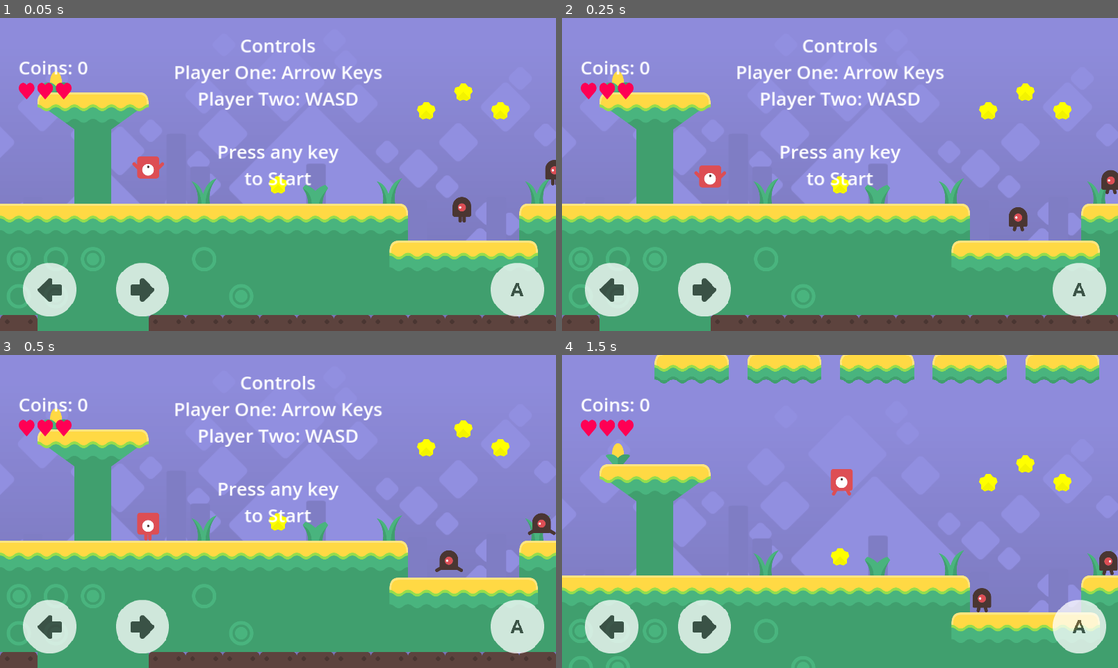
Above: before the commit, frames 1-4 (two rows, left to right).
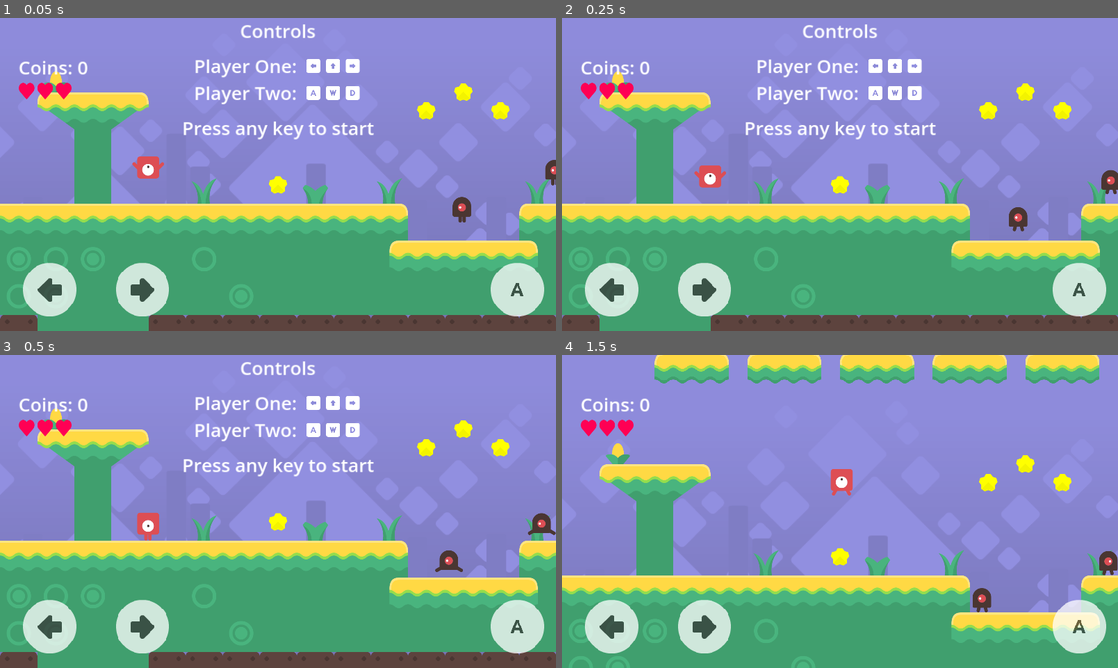
Above: after the commit, the same moments.

Repository: endlessm/moddable-platformer
Game: Godot game, scene res://main.tscn
The game is run twice, just before and just after one commit, with the same random seed, the same clock (stepped at 60 frames per second) and the same inputs.
Inputs (mouse positions are in pixels of both pictures, inside the frame that each line leads up to):
- Up to frame 1 (0.05 s): no input
- Up to frame 2 (0.25 s): no input
- Up to frame 3 (0.5 s): no input
- Up to frame 4 (1.5 s): tap Enter at 0.5 s; move the mouse to (962, 495) at 0.52 s; hold Right (player_1_right) from 0.53 s (still down); tap A (player_2_left) at 0.6 s; click (962, 495) at 0.67 s; tap Up (player_1_jump) at 0.77 s; move the mouse to (728, 527) at 1.27 s; tap D (player_2_right) at 1.35 s

The runs differ from the first frame. In frame 1, 3.8% of the frame differs, in the area x 31-69%, y 2-54%; in frame 2, 3.8%; in frame 3, 3.8%; in frame 4, nothing differs.

Commit message:
Improve input prompt overlay
When the game first starts, an overlay is shown with instructions
describing the controls. This was previously purely text-based.

Add assets for the controls from the Kenney Input Prompts pack
<https://kenney.nl/assets/input-prompts> (CC-0): arrow keys, W A S D,
and joypad buttons, for which I chose the Steam Deck assets which are
reasonably generic.

Rework the HUD to lay out the controls in a grid. Pack the keyboard
images and controller images into a TabContainer (with the tabs hidden)
which can be used to switch between the two sets of controls. Monitor
the Input.joy_connection_changed signal to switch between the two sets
of images based on the corresponding controller being connecter or
disconnected. This signal is emitted at the start of the game for each
connected controller, so we can default to the keyboard tab in each
case.

It might be nice to detect whether the touch controls are visible
and hide the control overlay in that case. This can be done by checking
DisplayServer.is_touchscreen_available(), which is what the touch
buttons use too. But this isn't a regression: we previously showed
keyboard controls even when touch controls were visible.

It might also be nice to only show the player two controls if there is
a player two. But again this is not a regression.

Diff:
--- /dev/null
+++ b/assets/input-prompts/keyboard_a.svg
@@ -0,0 +1,6 @@
+<svg width="64" height="64" xmlns="http://www.w3.org/2000/svg" xmlns:xlink="http://www.w3.org/1999/xlink">
+  <defs/>
+  <g>
+    <path stroke="none" fill="#FFFFFF" d="M16 8 L48 8 Q56 8 56 16 L56 48 Q56 56 48 56 L16 56 Q8 56 8 48 L8 16 Q8 8 16 8 M38 42 L42 42 34 22 30 22 22 42 26 42 27.6 38 36.4 38 38 42 M32 27 L34.8 34 29.2 34 32 27"/>
+  </g>
+</svg>
--- /dev/null
+++ b/assets/input-prompts/keyboard_arrow_down.svg
@@ -0,0 +1,6 @@
+<svg width="64" height="64" xmlns="http://www.w3.org/2000/svg" xmlns:xlink="http://www.w3.org/1999/xlink">
+  <defs/>
+  <g>
+    <path stroke="none" fill="#FFFFFF" d="M8 48 L8 16 Q8 8 16 8 L48 8 Q56 8 56 16 L56 48 Q56 56 48 56 L16 56 Q8 56 8 48 M32 42 L40 34 40 32 36 32 36 22 28 22 28 32 24 32 24 34 32 42"/>
+  </g>
+</svg>
--- /dev/null
+++ b/assets/input-prompts/keyboard_arrow_left.svg
@@ -0,0 +1,6 @@
+<svg width="64" height="64" xmlns="http://www.w3.org/2000/svg" xmlns:xlink="http://www.w3.org/1999/xlink">
+  <defs/>
+  <g>
+    <path stroke="none" fill="#FFFFFF" d="M16 8 L48 8 Q56 8 56 16 L56 48 Q56 56 48 56 L16 56 Q8 56 8 48 L8 16 Q8 8 16 8 M22 32 L30 40 32 40 32 36 42 36 42 28 32 28 32 24 30 24 22 32"/>
+  </g>
+</svg>
--- /dev/null
+++ b/assets/input-prompts/keyboard_arrow_right.svg
@@ -0,0 +1,6 @@
+<svg width="64" height="64" xmlns="http://www.w3.org/2000/svg" xmlns:xlink="http://www.w3.org/1999/xlink">
+  <defs/>
+  <g>
+    <path stroke="none" fill="#FFFFFF" d="M42 32 L34 24 32 24 32 28 22 28 22 36 32 36 32 40 34 40 42 32 M48 56 L16 56 Q8 56 8 48 L8 16 Q8 8 16 8 L48 8 Q56 8 56 16 L56 48 Q56 56 48 56"/>
+  </g>
+</svg>
--- /dev/null
+++ b/assets/input-prompts/keyboard_arrow_up.svg
@@ -0,0 +1,6 @@
+<svg width="64" height="64" xmlns="http://www.w3.org/2000/svg" xmlns:xlink="http://www.w3.org/1999/xlink">
+  <defs/>
+  <g>
+    <path stroke="none" fill="#FFFFFF" d="M56 16 L56 48 Q56 56 48 56 L16 56 Q8 56 8 48 L8 16 Q8 8 16 8 L48 8 Q56 8 56 16 M32 22 L24 30 24 32 28 32 28 42 36 42 36 32 40 32 40 30 32 22"/>
+  </g>
+</svg>
--- /dev/null
+++ b/assets/input-prompts/keyboard_d.svg
@@ -0,0 +1,6 @@
+<svg width="64" height="64" xmlns="http://www.w3.org/2000/svg" xmlns:xlink="http://www.w3.org/1999/xlink">
+  <defs/>
+  <g>
+    <path stroke="none" fill="#FFFFFF" d="M16 8 L48 8 Q56 8 56 16 L56 48 Q56 56 48 56 L16 56 Q8 56 8 48 L8 16 Q8 8 16 8 M28 26 L30.15 26 Q32.5 26.05 34.25 27.8 36 29.55 36 32 36 34.45 34.25 36.25 32.5 37.95 30.15 38 L28 38 28 26 M24 22 L24 42 30.25 42 Q34.25 41.9 37.1 39.1 L38.05 38 Q40 35.4 40 32 40 28.55 38.05 26 L37.1 24.95 Q34.25 22.1 30.25 22 L24 22"/>
+  </g>
+</svg>
--- /dev/null
+++ b/assets/input-prompts/keyboard_s.svg
@@ -0,0 +1,6 @@
+<svg width="64" height="64" xmlns="http://www.w3.org/2000/svg" xmlns:xlink="http://www.w3.org/1999/xlink">
+  <defs/>
+  <g>
+    <path stroke="none" fill="#FFFFFF" d="M34 30 L30 30 Q29.2 30 28.6 29.4 28 28.8 28 28 28 27.2 28.55 26.65 L28.65 26.55 Q29.2 26 30 26 L34.05 26 Q34.8 26 35.35 26.55 L35.45 26.65 Q36 27.2 36 28 L39.85 26.5 39.7 26 Q39.25 24.8 38.25 23.8 L38.2 23.75 Q36.5 22.05 34.15 22 L30 22 Q27.55 22 25.8 23.75 L25.75 23.8 Q24 25.55 24 28 24 30.5 25.75 32.25 27.5 34 30 34 L34 34 Q34.8 34 35.4 34.6 36 35.2 36 36 36 36.8 35.45 37.35 L35.35 37.45 Q34.8 38 34 38 L29.95 38 Q29.2 38 28.65 37.45 L28.55 37.35 Q28 36.8 28 36 L24.2 37.55 24.35 38 Q24.75 39.2 25.75 40.2 L25.8 40.25 Q27.5 41.95 29.85 42 L34 42 Q36.45 42 38.2 40.25 L38.25 40.2 Q40 38.45 40 36 40 33.5 38.25 31.75 36.5 30 34 30 M16 8 L48 8 Q56 8 56 16 L56 48 Q56 56 48 56 L16 56 Q8 56 8 48 L8 16 Q8 8 16 8"/>
+  </g>
+</svg>
--- /dev/null
+++ b/assets/input-prompts/keyboard_w.svg
@@ -0,0 +1,6 @@
+<svg width="64" height="64" xmlns="http://www.w3.org/2000/svg" xmlns:xlink="http://www.w3.org/1999/xlink">
+  <defs/>
+  <g>
+    <path stroke="none" fill="#FFFFFF" d="M16 8 L48 8 Q56 8 56 16 L56 48 Q56 56 48 56 L16 56 Q8 56 8 48 L8 16 Q8 8 16 8 M31 22 L28 31 25 22 21 22 21 24 27 42 29 42 32 33 35 42 37 42 43 24 43 22 39 22 36 31 33 22 31 22"/>
+  </g>
+</svg>
--- /dev/null
+++ b/assets/input-prompts/steamdeck_button_a.svg
@@ -0,0 +1,6 @@
+<svg width="64" height="64" xmlns="http://www.w3.org/2000/svg" xmlns:xlink="http://www.w3.org/1999/xlink">
+  <defs/>
+  <g>
+    <path stroke="none" fill="#FFFFFF" d="M56 32 Q56 42 48.95 48.95 42 56 32 56 22.05 56 15 48.95 8 42 8 32 8 22.05 15 15 22.05 8 32 8 42 8 48.95 15 56 22.05 56 32 M38 42 L42 42 34 22 30 22 22 42 26 42 27.6 38 36.4 38 38 42 M32 27 L34.8 34 29.2 34 32 27"/>
+  </g>
+</svg>
--- /dev/null
+++ b/assets/input-prompts/steamdeck_dpad_left.svg
@@ -0,0 +1,7 @@
+<svg width="64" height="64" xmlns="http://www.w3.org/2000/svg" xmlns:xlink="http://www.w3.org/1999/xlink">
+  <defs/>
+  <g>
+    <path stroke="none" fill="#FFFFFF" d="M23 23 L23 12 Q23 8 27 8 L37 8 Q41 8 41 12 L41 23 52 23 Q56 23 56 27 L56 37 Q56 41 52 41 L41 41 41 52 Q41 56 37 56 L27 56 Q23 56 23 52 L23 41 23 23"/>
+    <path stroke="none" fill="#E73246" d="M23 23 L23 41 12 41 Q8 41 8 37 L8 27 Q8 23 12 23 L23 23"/>
+  </g>
+</svg>
--- /dev/null
+++ b/assets/input-prompts/steamdeck_dpad_right.svg
@@ -0,0 +1,7 @@
+<svg width="64" height="64" xmlns="http://www.w3.org/2000/svg" xmlns:xlink="http://www.w3.org/1999/xlink">
+  <defs/>
+  <g>
+    <path stroke="none" fill="#FFFFFF" d="M41 23 L41 41 41 52 Q41 56 37 56 L27 56 Q23 56 23 52 L23 41 12 41 Q8 41 8 37 L8 27 Q8 23 12 23 L23 23 23 12 Q23 8 27 8 L37 8 Q41 8 41 12 L41 23"/>
+    <path stroke="none" fill="#E73246" d="M41 23 L52 23 Q56 23 56 27 L56 37 Q56 41 52 41 L41 41 41 23"/>
+  </g>
+</svg>
--- a/hud.tscn
+++ b/hud.tscn
@@ -1,40 +1,160 @@
-[gd_scene load_steps=9 format=3 uid="uid://jt80gv02u4f2"]
+[gd_scene load_steps=20 format=3 uid="uid://jt80gv02u4f2"]
 
 [ext_resource type="Script" path="res://scripts/hud.gd" id="1_8msyy"]
+[ext_resource type="Texture2D" uid="uid://bwt5tfdwi6444" path="res://assets/input-prompts/keyboard_arrow_left.svg" id="2_btdwd"]
 [ext_resource type="Texture2D" uid="uid://d3um1i1lgu153" path="res://assets/heart.png" id="2_yyptq"]
 [ext_resource type="Texture2D" uid="uid://c6ic03u2yvnk6" path="res://assets/controls/flatLightLeft.png" id="3_cxgb6"]
+[ext_resource type="Texture2D" uid="uid://bvblole4tllwp" path="res://assets/input-prompts/keyboard_arrow_up.svg" id="3_dm1pp"]
+[ext_resource type="Texture2D" uid="uid://ejrlpu5caxit" path="res://assets/input-prompts/keyboard_arrow_right.svg" id="4_pk5l0"]
 [ext_resource type="Texture2D" uid="uid://svp2vgo37htu" path="res://assets/controls/flatDarkLeft.png" id="4_w2trk"]
 [ext_resource type="Texture2D" uid="uid://dsght3iwomray" path="res://assets/controls/flatLightRight.png" id="4_x1c4s"]
+[ext_resource type="Texture2D" uid="uid://c0jvv7knv0gkx" path="res://assets/input-prompts/keyboard_a.svg" id="5_46xsx"]
+[ext_resource type="Texture2D" uid="uid://cw862nhkb5yck" path="res://assets/input-prompts/steamdeck_dpad_left.svg" id="5_dwb6l"]
 [ext_resource type="Texture2D" uid="uid://crocudarwwiec" path="res://assets/controls/flatLightA.png" id="5_p3p2e"]
+[ext_resource type="Texture2D" uid="uid://kthlw3efc7k1" path="res://assets/input-prompts/steamdeck_dpad_right.svg" id="6_gl61p"]
+[ext_resource type="Texture2D" uid="uid://brdwgpvrgx8dh" path="res://assets/input-prompts/keyboard_w.svg" id="6_p4rii"]
 [ext_resource type="Texture2D" uid="uid://cwxk6km6rqwl3" path="res://assets/controls/flatDarkRight.png" id="6_u38dk"]
+[ext_resource type="Texture2D" uid="uid://cunoxrlkbl8f1" path="res://assets/input-prompts/steamdeck_button_a.svg" id="7_cae44"]
+[ext_resource type="Texture2D" uid="uid://djskjyoqjltro" path="res://assets/input-prompts/keyboard_d.svg" id="7_idqt6"]
 [ext_resource type="Texture2D" uid="uid://vujn5y4v732w" path="res://assets/controls/flatDarkA.png" id="8_me7no"]
+
+[sub_resource type="Theme" id="Theme_0yvta"]
+default_font_size = 64
+
+[sub_resource type="StyleBoxEmpty" id="StyleBoxEmpty_b8smf"]
 
 [node name="HUD" type="CanvasLayer"]
 script = ExtResource("1_8msyy")
 
-[node name="Start" type="Label" parent="."]
-unique_name_in_owner = true
-top_level = true
-anchors_preset = 8
+[node name="Start" type="VBoxContainer" parent="."]
+unique_name_in_owner = true
+anchors_preset = 5
 anchor_left = 0.5
-anchor_top = 0.5
 anchor_right = 0.5
-anchor_bottom = 0.5
-offset_left = -367.5
-offset_top = -487.0
-offset_right = 367.5
-offset_bottom = 56.0
+offset_left = -331.5
+offset_right = 331.5
+offset_bottom = 420.0
 grow_horizontal = 2
-grow_vertical = 2
-size_flags_horizontal = 4
-theme_override_font_sizes/font_size = 64
-text = "Controls
-Player One: Arrow Keys
-Player Two: WASD
-
-Press any key
-to Start"
+theme = SubResource("Theme_0yvta")
+theme_override_constants/separation = 32
+
+[node name="Label" type="Label" parent="Start"]
+layout_mode = 2
+text = "Controls"
 horizontal_alignment = 1
+
+[node name="GridContainer" type="GridContainer" parent="Start"]
+layout_mode = 2
+size_flags_horizontal = 4
+theme_override_constants/h_separation = 24
+columns = 2
+
+[node name="PlayerOneCaption" type="Label" parent="Start/GridContainer"]
+layout_mode = 2
+text = "Player One:"
+
+[node name="PlayerOne" type="TabContainer" parent="Start/GridContainer"]
+layout_mode = 2
+theme_override_styles/panel = SubResource("StyleBoxEmpty_b8smf")
+current_tab = 1
+tabs_visible = false
+
+[node name="PlayerOneJoypad" type="HBoxContainer" parent="Start/GridContainer/PlayerOne"]
+unique_name_in_owner = true
+visible = false
+layout_mode = 2
+metadata/_tab_index = 0
+
+[node name="Left" type="TextureRect" parent="Start/GridContainer/PlayerOne/PlayerOneJoypad"]
+layout_mode = 2
+texture = ExtResource("5_dwb6l")
+stretch_mode = 5
+
+[node name="A" type="TextureRect" parent="Start/GridContainer/PlayerOne/PlayerOneJoypad"]
+layout_mode = 2
+texture = ExtResource("7_cae44")
+stretch_mode = 5
+
+[node name="Right" type="TextureRect" parent="Start/GridContainer/PlayerOne/PlayerOneJoypad"]
+layout_mode = 2
+texture = ExtResource("6_gl61p")
+stretch_mode = 5
+
+[node name="PlayerOneKeyboard" type="HBoxContainer" parent="Start/GridContainer/PlayerOne"]
+unique_name_in_owner = true
+layout_mode = 2
+metadata/_tab_index = 1
+
+[node name="Left" type="TextureRect" parent="Start/GridContainer/PlayerOne/PlayerOneKeyboard"]
+layout_mode = 2
+texture = ExtResource("2_btdwd")
+stretch_mode = 5
+
+[node name="Up" type="TextureRect" parent="Start/GridContainer/PlayerOne/PlayerOneKeyboard"]
+layout_mode = 2
+texture = ExtResource("3_dm1pp")
+stretch_mode = 5
+
+[node name="Right" type="TextureRect" parent="Start/GridContainer/PlayerOne/PlayerOneKeyboard"]
+layout_mode = 2
+texture = ExtResource("4_pk5l0")
+stretch_mode = 5
+
+[node name="PlayerTwoCaption" type="Label" parent="Start/GridContainer"]
+layout_mode = 2
+text = "Player Two:"
+
+[node name="PlayerTwo" type="TabContainer" parent="Start/GridContainer"]
+layout_mode = 2
+theme_override_styles/panel = SubResource("StyleBoxEmpty_b8smf")
+current_tab = 1
+tabs_visible = false
+
+[node name="PlayerTwoJoypad" type="HBoxContainer" parent="Start/GridContainer/PlayerTwo"]
+unique_name_in_owner = true
+visible = false
+layout_mode = 2
+metadata/_tab_index = 0
+
+[node name="Left" type="TextureRect" parent="Start/GridContainer/PlayerTwo/PlayerTwoJoypad"]
+layout_mode = 2
+texture = ExtResource("5_dwb6l")
+stretch_mode = 5
+
+[node name="A" type="TextureRect" parent="Start/GridContainer/PlayerTwo/PlayerTwoJoypad"]
+layout_mode = 2
+texture = ExtResource("7_cae44")
+stretch_mode = 5
+
+[node name="Right" type="TextureRect" parent="Start/GridContainer/PlayerTwo/PlayerTwoJoypad"]
+layout_mode = 2
+texture = ExtResource("6_gl61p")
+stretch_mode = 5
+
+[node name="PlayerTwoKeyboard" type="HBoxContainer" parent="Start/GridContainer/PlayerTwo"]
+unique_name_in_owner = true
+layout_mode = 2
+metadata/_tab_index = 1
+
+[node name="Left" type="TextureRect" parent="Start/GridContainer/PlayerTwo/PlayerTwoKeyboard"]
+layout_mode = 2
+texture = ExtResource("5_46xsx")
+stretch_mode = 5
+
+[node name="Up" type="TextureRect" parent="Start/GridContainer/PlayerTwo/PlayerTwoKeyboard"]
+layout_mode = 2
+texture = ExtResource("6_p4rii")
+stretch_mode = 5
+
+[node name="Right" type="TextureRect" parent="Start/GridContainer/PlayerTwo/PlayerTwoKeyboard"]
+layout_mode = 2
+texture = ExtResource("7_idqt6")
+stretch_mode = 5
+
+[node name="Label2" type="Label" parent="Start"]
+layout_mode = 2
+size_flags_horizontal = 4
+text = "Press any key to start"
 
 [node name="WinEnding" type="Label" parent="."]
 unique_name_in_owner = true
--- a/scripts/hud.gd
+++ b/scripts/hud.gd
@@ -23,6 +23,17 @@
 	Global.coin_collected.connect(_on_coin_collected)
 	Global.game_ended.connect(_on_game_ended)
 	Global.timer_added.connect(_on_timer_added)
+
+	Input.joy_connection_changed.connect(_on_joy_connection_changed)
+	# TODO: hide entirely if touch controls are visible?
+
+
+func _on_joy_connection_changed(index: int, connected: bool):
+	match index:
+		0:
+			%PlayerOneJoypad.visible = connected
+		1:
+			%PlayerTwoJoypad.visible = connected
 
 
 func _unhandled_input(event):
Not shown, added: assets/input-prompts/keyboard_a.svg.import
Not shown, added: assets/input-prompts/keyboard_arrow_down.svg.import
Not shown, added: assets/input-prompts/keyboard_arrow_left.svg.import
Not shown, added: assets/input-prompts/keyboard_arrow_right.svg.import
Not shown, added: assets/input-prompts/keyboard_arrow_up.svg.import
Not shown, added: assets/input-prompts/keyboard_d.svg.import
Not shown, added: assets/input-prompts/keyboard_s.svg.import
Not shown, added: assets/input-prompts/keyboard_w.svg.import
Not shown, added: assets/input-prompts/steamdeck_button_a.svg.import
Not shown, added: assets/input-prompts/steamdeck_dpad_left.svg.import
Not shown, added: assets/input-prompts/steamdeck_dpad_right.svg.import
